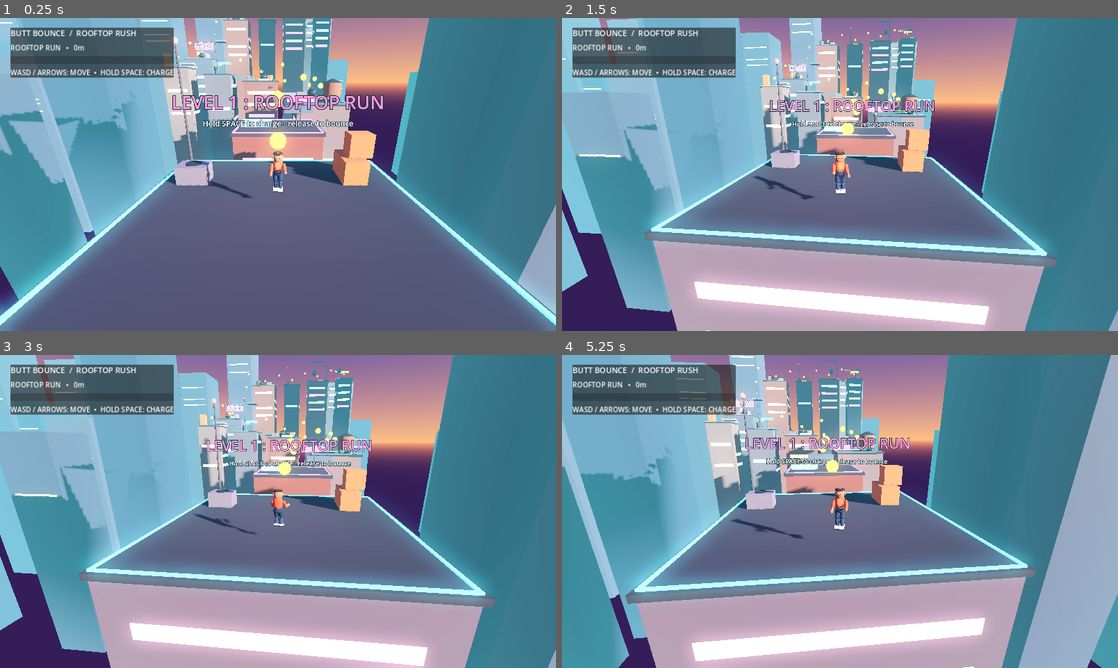
Above: before the commit, frames 1-4 (two rows, left to right).
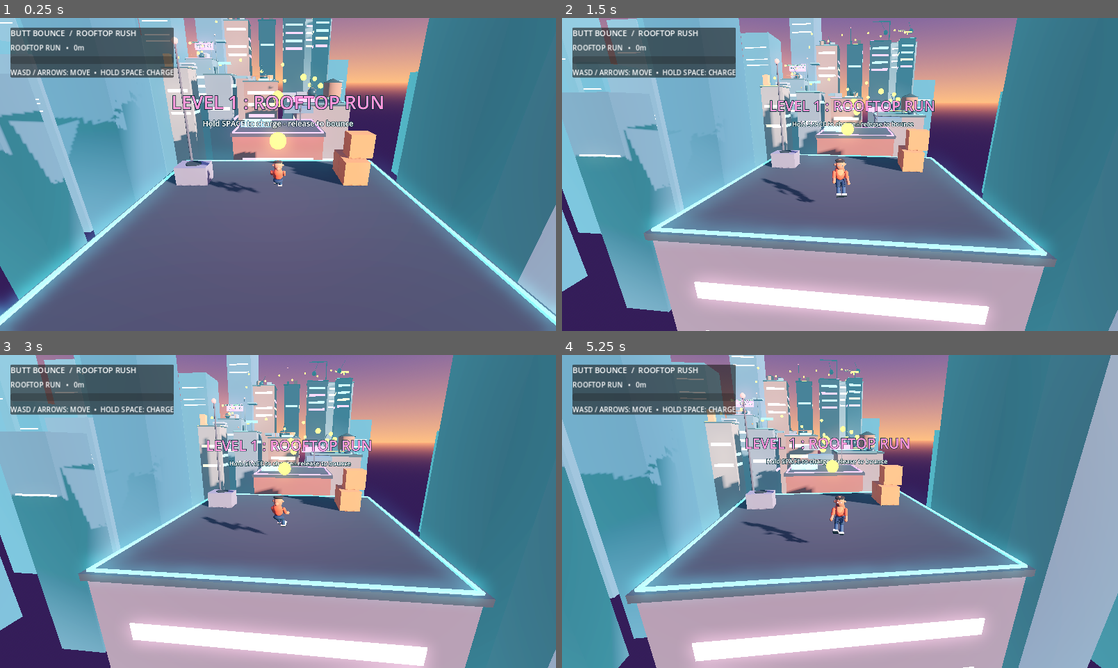
Above: after the commit, the same moments.

Repository: wahwaeknoor-2008/Butt-Bounce
Game: Godot game, scene res://scenes/rooftop_rush.tscn
Two runs of this game, one before a commit and one after it. Both use one fixed random seed, a clock stepped at 60 frames per second and the inputs below.
Inputs:
- Up to frame 1 (0.25 s): no input
- Up to frame 2 (1.5 s): tap Enter at 0.5 s; hold D 0.53-1.28 s; tap R at 0.6, 1.35 s; tap Space at 0.77 s; hold S from 1.28 s (still down)
- Up to frame 3 (3 s): tap Space at 1.52 s; release S at 2.03 s; hold D 2.03-2.78 s; tap R at 2.1, 2.85 s; hold W from 2.78 s (still down)
- Up to frame 4 (5.25 s): tap Space at 3.02, 3.77, 4.52 s; release W at 3.53 s; hold A 3.53-5.03 s; tap R at 3.6, 4.35, 5.1 s; hold S from 5.03 s (still down)

The runs differ from the first frame. In frame 1, 0.4% of the frame differs, in the area x 36-52%, y 42-58%; in frame 2, 0.4%; in frame 3, 0.4%; in frame 4, 0.5%, in the area x 28-52%, y 42-60%.

Commit message:
Keep butt-first seated pose through bounce and landing

Diff:
--- a/scripts/player.gd
+++ b/scripts/player.gd
@@ -62,6 +62,7 @@
 
 func _ready() -> void:
 	global_position = _spawn_position
+	visual.rotation.y = atan2(_last_direction.x, _last_direction.z)
 
 	# Keep the original model in the project as the source asset, but do not
 	# render it because it is unrigged and has the stiff airplane-arm pose.
@@ -556,24 +557,25 @@
 
 
 func _apply_jump_pose(blend: float) -> void:
-	var air_cycle := sin(_animation_time * 7.5)
-
-	# Keep the arms bent and pumping; tuck the knees instead of spreading
-	# the arms horizontally like airplane wings.
-	_set_rotation(_left_shoulder, Vector3(-0.78 + air_cycle * 0.12, 0.0, -0.10), blend)
-	_set_rotation(_right_shoulder, Vector3(-0.78 - air_cycle * 0.12, 0.0, 0.10), blend)
-	_set_rotation(_left_elbow, Vector3(-0.85, 0.0, 0.0), blend)
-	_set_rotation(_right_elbow, Vector3(-0.85, 0.0, 0.0), blend)
-
-	_set_rotation(_left_hip, Vector3(-0.55 + air_cycle * 0.10, 0.0, 0.0), blend)
-	_set_rotation(_right_hip, Vector3(-0.55 - air_cycle * 0.10, 0.0, 0.0), blend)
-	_set_rotation(_left_knee, Vector3(0.82, 0.0, 0.0), blend)
-	_set_rotation(_right_knee, Vector3(0.82, 0.0, 0.0), blend)
-
-	_set_rotation(_torso_pivot, Vector3(-0.12, 0.0, 0.0), blend)
-	_set_rotation(_head_pivot, Vector3(0.04, 0.0, 0.0), blend)
-	_rig_root.position.y = lerpf(_rig_root.position.y, 0.34 + 0.025 * sin(_animation_time * 7.5), blend)
-
+	var air_cycle := sin(_animation_time * 6.8)
+
+	# Stay seated throughout the bounce: thighs project forward, shins fold
+	# forward from the knees, and the chest leans back so the backside leads.
+	_set_rotation(_torso_pivot, Vector3(-0.52, 0.0, 0.0), blend)
+	_set_rotation(_head_pivot, Vector3(0.16, 0.0, 0.0), blend)
+
+	_set_rotation(_left_hip, Vector3(-1.34 + air_cycle * 0.07, 0.0, 0.0), blend)
+	_set_rotation(_right_hip, Vector3(-1.34 - air_cycle * 0.07, 0.0, 0.0), blend)
+	_set_rotation(_left_knee, Vector3(0.62 + maxf(0.0, air_cycle) * 0.12, 0.0, 0.0), blend)
+	_set_rotation(_right_knee, Vector3(0.62 + maxf(0.0, -air_cycle) * 0.12, 0.0, 0.0), blend)
+
+	# Arms reach forward for balance rather than spreading sideways.
+	_set_rotation(_left_shoulder, Vector3(-0.92 + air_cycle * 0.08, 0.0, -0.08), blend)
+	_set_rotation(_right_shoulder, Vector3(-0.92 - air_cycle * 0.08, 0.0, 0.08), blend)
+	_set_rotation(_left_elbow, Vector3(-0.52, 0.0, 0.0), blend)
+	_set_rotation(_right_elbow, Vector3(-0.52, 0.0, 0.0), blend)
+
+	_rig_root.position.y = lerpf(_rig_root.position.y, -0.06 + 0.018 * sin(_animation_time * 6.8), blend)
 
 func _apply_sit_pose(weight: float, charge_ratio: float, blend: float) -> void:
 	var sit := clampf(weight, 0.0, 1.0)
@@ -583,10 +585,10 @@
 	_set_rotation(_torso_pivot, Vector3(-0.16 * sit, 0.0, 0.0), blend)
 	_set_rotation(_head_pivot, Vector3(0.08 * sit, 0.0, 0.0), blend)
 
-	_set_rotation(_left_hip, Vector3(-1.08 * sit, 0.0, 0.0), blend)
-	_set_rotation(_right_hip, Vector3(-1.08 * sit, 0.0, 0.0), blend)
-	_set_rotation(_left_knee, Vector3(1.30 * sit, 0.0, 0.0), blend)
-	_set_rotation(_right_knee, Vector3(1.30 * sit, 0.0, 0.0), blend)
+	_set_rotation(_left_hip, Vector3(-1.34 * sit, 0.0, 0.0), blend)
+	_set_rotation(_right_hip, Vector3(-1.34 * sit, 0.0, 0.0), blend)
+	_set_rotation(_left_knee, Vector3(0.62 * sit, 0.0, 0.0), blend)
+	_set_rotation(_right_knee, Vector3(0.62 * sit, 0.0, 0.0), blend)
 
 	# Hands move forward for balance, with elbows bent.
 	var arm_reach := 0.65 + 0.16 * charge_ratio
